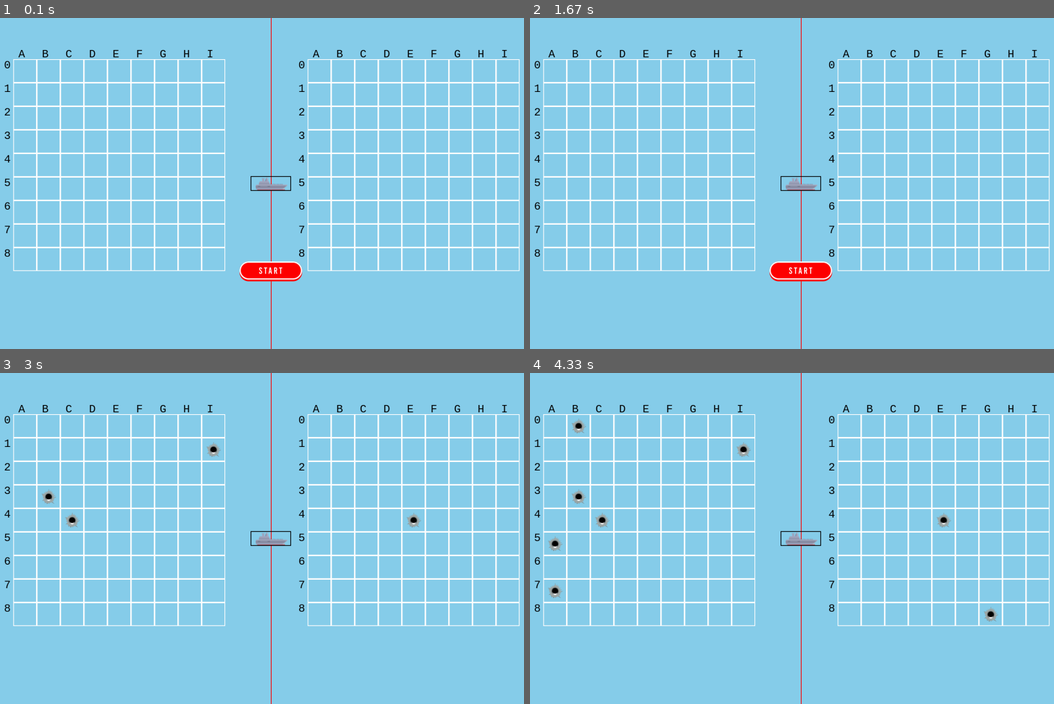
Above: before the commit, frames 1-4 (two rows, left to right).
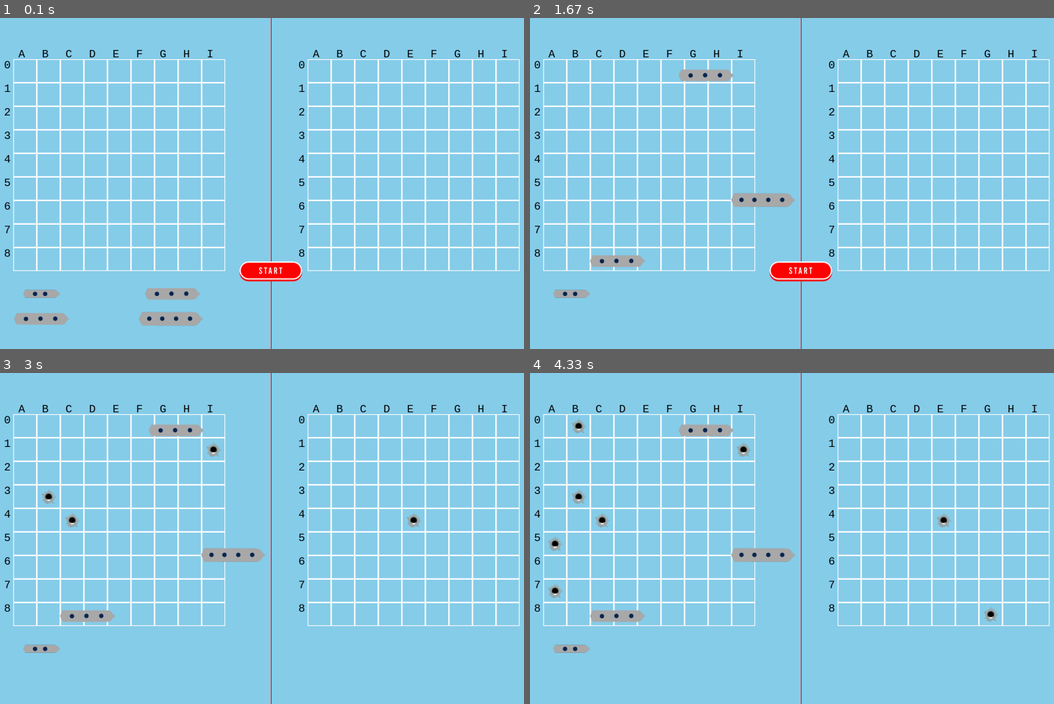
Above: after the commit, the same moments.

Repository: franciapparelli/battleship-pygame
Game: pygame game, started from app/main.py
The game is run twice, just before and just after one commit, with the same random seed, the same clock (stepped at 60 frames per second) and the same inputs.
Inputs (mouse positions are in pixels of both pictures, inside the frame that each line leads up to):
- Up to frame 1 (0.1 s): no input
- Up to frame 2 (1.67 s): press the mouse at (702, 292) at 0.37 s; move the mouse to (661, 276) at 0.47 s; release the mouse at (619, 259) at 0.6 s; click (571, 292) at 0.72 s; press the mouse at (571, 319) at 1.03 s; move the mouse to (640, 196) at 1.13 s; release the mouse at (708, 74) at 1.27 s; press the mouse at (702, 319) at 1.37 s; move the mouse to (734, 259) at 1.47 s; release the mouse at (765, 200) at 1.6 s
- Up to frame 3 (3 s): press the mouse at (272, 627) at 1.7 s; move the mouse to (256, 545) at 1.8 s; release the mouse at (246, 459) at 1.93 s; press the mouse at (403, 508) at 2.03 s; move the mouse to (445, 462) at 2.13 s; release the mouse at (492, 416) at 2.27 s; press the mouse at (403, 508) at 2.37 s; move the mouse to (408, 508) at 2.47 s; release the mouse at (419, 508) at 2.6 s; press the mouse at (403, 508) at 2.7 s; move the mouse to (267, 478) at 2.8 s; release the mouse at (125, 452) at 2.93 s
- Up to frame 4 (4.33 s): click (985, 617) at 3.05 s; press the mouse at (933, 508) at 3.37 s; move the mouse to (870, 578) at 3.47 s; release the mouse at (807, 644) at 3.6 s; press the mouse at (933, 508) at 3.7 s; move the mouse to (854, 468) at 3.8 s; release the mouse at (776, 425) at 3.93 s; press the mouse at (933, 508) at 4.03 s; move the mouse to (886, 574) at 4.13 s; release the mouse at (839, 644) at 4.27 s

The runs differ from the first frame. In frame 1, 1.5% of the frame differs, in the area x 2-56%, y 47-94%; in frame 2, 1.5%; in frame 3, 1.5%; in frame 4, 1.5%.

Commit message:
all boats added

Diff:
--- a/app/main.py
+++ b/app/main.py
@@ -12,8 +12,8 @@
 
 FPS = 60
 
-CREW_IMG = pygame.image.load("images/crew2.png")
-rect = CREW_IMG.get_rect()
+crew_img = pygame.image.load("images/crew2.png")
+rect = crew_img.get_rect()
 rect.center = WIDTH // 2, HEIGHT // 2
 
 START_BUTTON = pygame.image.load("images/start.png")
@@ -180,10 +180,32 @@
 def main():
     pygame.init()
     clock = pygame.time.Clock()
+
+    # Crew Boats Load
+    crew2_img = pygame.image.load("images/crew2.png")
+    rect2 = crew2_img.get_rect()
+    rect2.center = WIDTH // 9, HEIGHT // 1.2
+
+    crew3_img = pygame.image.load("images/crew3.png")
+    rect3 = crew3_img.get_rect()
+    rect3.center = WIDTH // 3, HEIGHT // 1.2
+
+    crew3D_img = pygame.image.load("images/crew3.png") # Second Boat of size 3
+    rect3D = crew3D_img.get_rect()
+    rect3D.center = WIDTH // 9, HEIGHT // 1.1
+
+    crew4_img = pygame.image.load("images/crew4.png")
+    rect4 = crew4_img.get_rect()
+    rect4.center = WIDTH // 3, HEIGHT // 1.1
+
     player_matrix = inicializar_matriz()
     computer_matrix = inicializar_matriz_computadora()
     visible_computer_matrix = inicializar_matriz()
     moving = False
+    moving2 = False
+    moving3 = False
+    moving3D = False
+    moving4 = False
     ships_placing_phase = True
     attacking_phase = False
     player_attacking_phase = True
@@ -199,17 +221,55 @@
                 exit()
             elif event.type == pygame.MOUSEBUTTONDOWN and ships_placing_phase:
                 if event.button == 1:  # 1 representa el clic izquierdo del mouse
-                    if rect.collidepoint(event.pos):
+                    if rect2.collidepoint(event.pos):
                         moving = True
+                        moving2 = True
+                    if rect3.collidepoint(event.pos):
+                        moving = True
+                        moving3 = True
+                    if rect3D.collidepoint(event.pos):
+                        moving = True
+                        moving3D = True
+                    if rect4.collidepoint(event.pos):
+                        moving = True
+                        moving4 = True
                     if rect_start.collidepoint(event.pos):
                         # if validate_ship_placement(player_matrix):
                         #     ships_placing_phase = False
                         ships_placing_phase = False
                         attacking_phase = True
                         START_BUTTON.fill((255, 255, 255, 0))
-
+                if event.button == 3:
+                    if rect2.collidepoint(event.pos):
+                        crew2_img = pygame.transform.rotate(crew2_img, 90)
+                        rect2 = crew2_img.get_rect()
+                        rect2.center = rect2.centerx, rect2.centery
+                        rect2.move_ip(pygame.mouse.get_pos())
+                    if rect3.collidepoint(event.pos):
+                        crew3_img = pygame.transform.rotate(crew3_img, 90)
+                        rect3 = crew3_img.get_rect()
+                        rect3.center = rect3.centerx, rect3.centery
+                        rect3.move_ip(pygame.mouse.get_pos())
+                    if rect3D.collidepoint(event.pos):
+                        crew3D_img = pygame.transform.rotate(crew3D_img, 90)
+                        rect3D = crew3D_img.get_rect()
+                        rect3D.center = rect3D.centerx, rect3D.centery
+                        rect3D.move_ip(pygame.mouse.get_pos())
+                    if rect4.collidepoint(event.pos):
+                        crew4_img = pygame.transform.rotate(crew4_img, 90)
+                        rect4 = crew4_img.get_rect()
+                        rect4.center = rect4.centerx, rect4.centery
+                        rect4.move_ip(pygame.mouse.get_pos())
             elif event.type == pygame.MOUSEBUTTONUP and ships_placing_phase:
                 moving = False
+                if moving2:
+                    moving2 = False
+                elif moving3:
+                    moving3 = False
+                elif moving3D:
+                    moving3D = False
+                elif moving4:
+                    moving4 = False
                 first_pos_x, first_pos_y = rect.midleft
                 second_pos_x, second_pos_y = rect.midright
                 first_node_x = (first_pos_x - (WIDTH // 16)) // GRID_NODE_WIDTH
@@ -217,9 +277,22 @@
                 second_node_x = (second_pos_x - (WIDTH // 16)) // GRID_NODE_WIDTH
                 second_node_y = (second_pos_y - (HEIGHT // 8)) // GRID_NODE_HEIGHT
             elif event.type == pygame.MOUSEMOTION and moving and ships_placing_phase:
-                rect.move_ip(event.rel)
-                first_pos_x, first_pos_y = rect.topleft
-                second_pos_x, second_pos_y = rect.bottomright
+                if moving2:
+                    rect2.move_ip(event.rel)
+                    first_pos_x, first_pos_y = rect2.topleft
+                    second_pos_x, second_pos_y = rect2.bottomright
+                elif moving3:
+                    rect3.move_ip(event.rel)
+                    first_pos_x, first_pos_y = rect3.topleft
+                    second_pos_x, second_pos_y = rect3.bottomright
+                elif moving3D:
+                    rect3D.move_ip(event.rel)
+                    first_pos_x, first_pos_y = rect3D.topleft
+                    second_pos_x, second_pos_y = rect3D.bottomright
+                elif moving4:
+                    rect4.move_ip(event.rel)
+                    first_pos_x, first_pos_y = rect4.topleft
+                    second_pos_x, second_pos_y = rect4.bottomright
                 first_node_x = (first_pos_x - (WIDTH // 16)) // GRID_NODE_WIDTH
                 first_node_y = (first_pos_y - (HEIGHT // 8)) // GRID_NODE_HEIGHT
                 second_node_x = (second_pos_x - (WIDTH // 16)) // GRID_NODE_WIDTH
@@ -236,11 +309,39 @@
                                 and first_node_y >= 0
                                 and first_node_x == second_node_x
                                 or first_node_y == second_node_y
-                                and second_node_x - first_node_x == 1
                             ):
-                                player_matrix[row][item] = "H"
-                            else:
-                                player_matrix[row][item] = "F"
+                                if moving2:
+                                    if second_node_x - first_node_x == 1 or second_node_y - first_node_y == 1:
+                                        player_matrix[row][item] = "H"
+                                    else:
+                                        player_matrix[row][item] = "F"
+                                elif moving3 or moving3D:
+                                    if second_node_x - first_node_x == 2:
+                                        player_matrix[row][item] = "H"
+                                        if item != first_node_x:
+                                            player_matrix[row][item - 1] = "H"
+                                    elif second_node_y - first_node_y == 2:
+                                        player_matrix[row][item] = "H"
+                                        if row != first_node_y:
+                                            player_matrix[row - 1][item] = "H"
+                                    else:
+                                        if second_node_x - first_node_x == 3:
+                                            player_matrix[row][item] = "F"
+                                            player_matrix[row][item - 1] = "F"
+                                        if second_node_y - first_node_y == 3:
+                                            player_matrix[row][item] = "F"
+                                            player_matrix[row - 1][item] = "F"
+                                elif moving4:
+                                    if second_node_x - first_node_x == 3:
+                                        player_matrix[row][item] = "H"
+                                        player_matrix[row][item + 1] = "H"
+                                        player_matrix[row][item + 2] = "H"
+                                    elif second_node_y - first_node_y == 3:
+                                        player_matrix[row][item] = "H"
+                                        player_matrix[row + 1][item] = "H"
+                                        player_matrix[row + 2][item] = "H"
+                                    else:
+                                        player_matrix[row][item] = "F"
                         else:
                             player_matrix[row][item] = "-"
             elif event.type == pygame.MOUSEBUTTONDOWN and attacking_phase:
@@ -274,9 +375,15 @@
         draw_window()
         visualize_grid_player(player_matrix)
         visualize_grid_computer(visible_computer_matrix)
-        SCREEN.blit(CREW_IMG, rect)
+        SCREEN.blit(crew2_img, rect2)
+        SCREEN.blit(crew3_img, rect3)
+        SCREEN.blit(crew3D_img, rect3D)
+        SCREEN.blit(crew4_img, rect4)
         SCREEN.blit(START_BUTTON, rect_start)
-        pygame.draw.rect(SCREEN, BLACK, rect, 2)
+        # pygame.draw.rect(SCREEN, BLACK, rect2, 2)
+        # pygame.draw.rect(SCREEN, BLACK, rect3, 2)
+        # pygame.draw.rect(SCREEN, BLACK, rect3D, 2)
+        # pygame.draw.rect(SCREEN, BLACK, rect4, 2)
         pygame.display.update()
     SCREEN.fill(LIGHT_BLUE)
     SCREEN.blit(START_BUTTON, (WIDTH // 2, HEIGHT // 2))
Binary file changed: images/crew2.png
Binary file added: images/crew3.png
Binary file added: images/crew4.png
